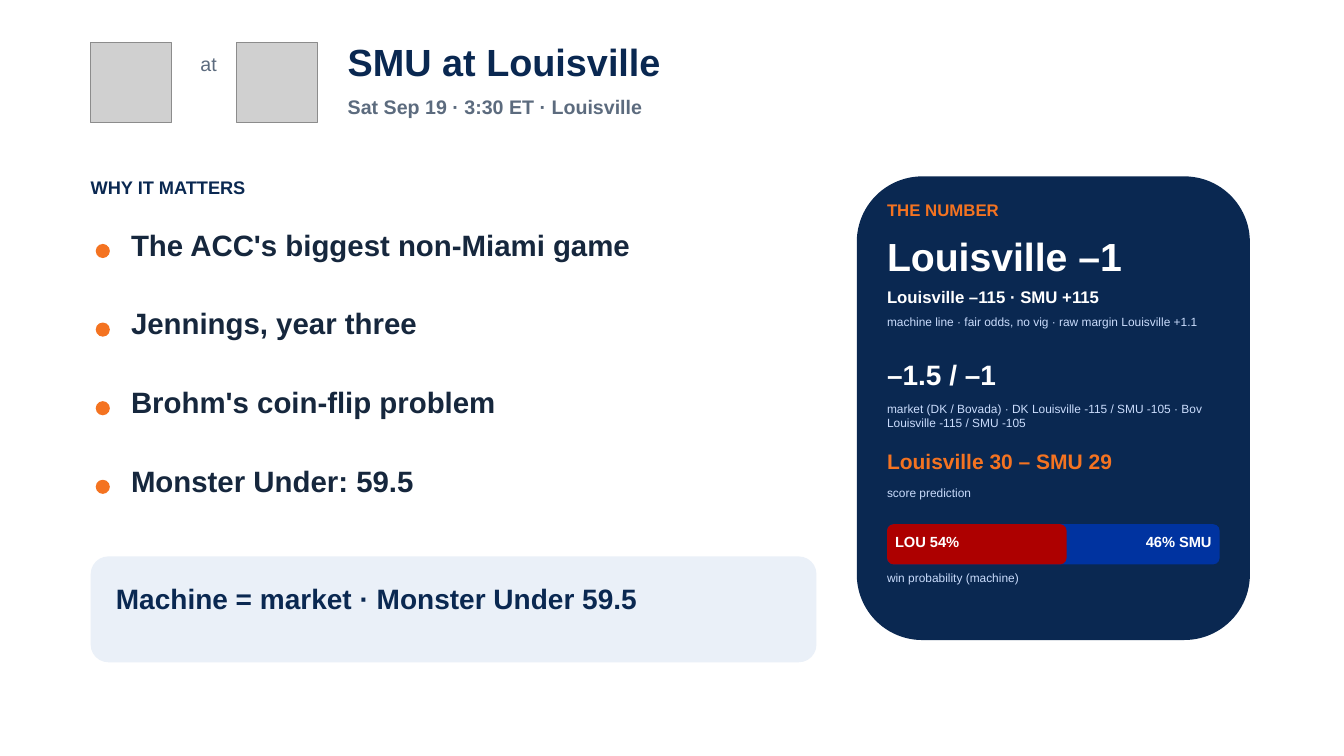
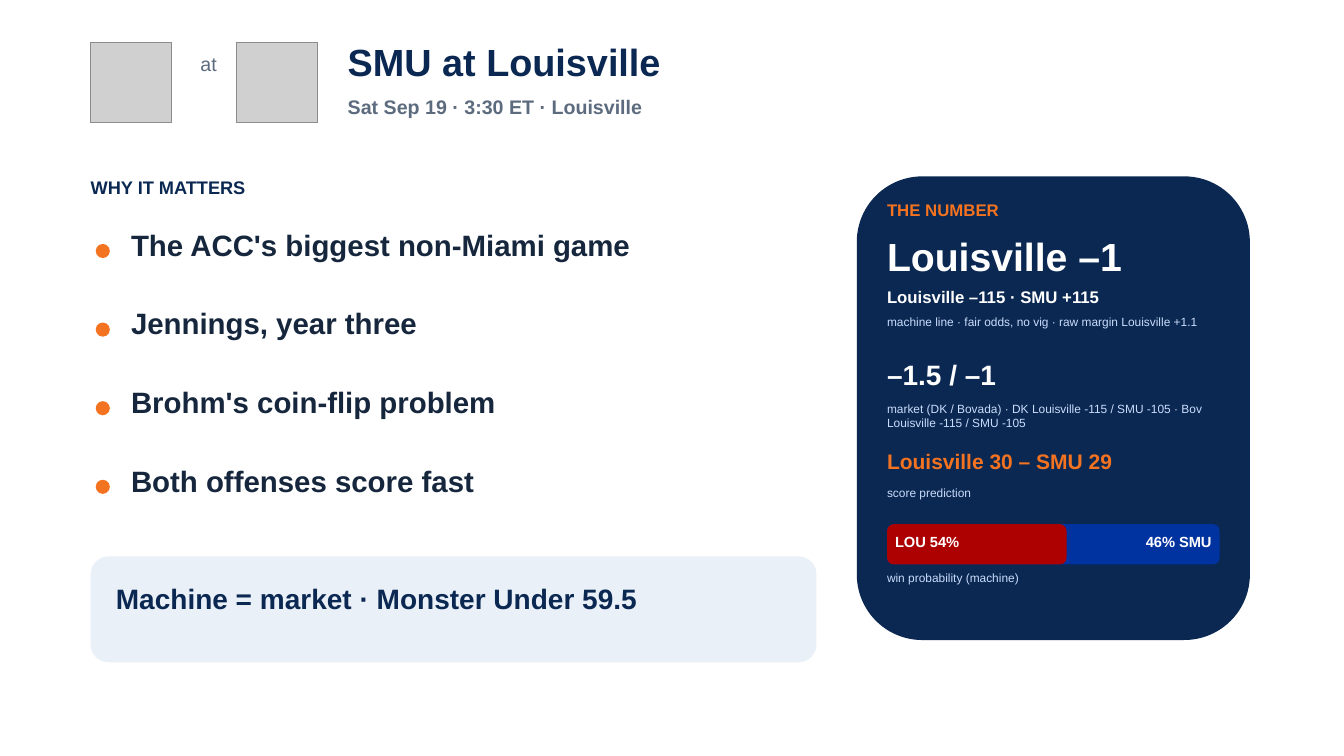
Before and after one commit to lucasalvarezflorida-lab/ncaa-fbs-analytics, a slide deck: slide 9 of decks/2026_Week3_Episode4.pptx. Drawn at 1344x756 pixels with LibreOffice and Linux fonts; fonts in the diff are those of the drawing; grey boxes stand for pictures. Boxes give left, top, right and bottom in pixels: in the first picture for what was removed or moved away, otherwise in the second. Text is boxed around its words. In the diff, an @@ line names an element or a change of style, - is before the commit and + after.

```diff
--- a/decks/2026_Week3_Episode4.pptx
+++ b/decks/2026_Week3_Episode4.pptx
@@ text at (x1=131, y1=470, x2=474, y2=493): text changed @@
-Monster Under: 59.5
+Both offenses score fast
```
Also in this commit, not shown: 3 other slides changed, 2 other files.
